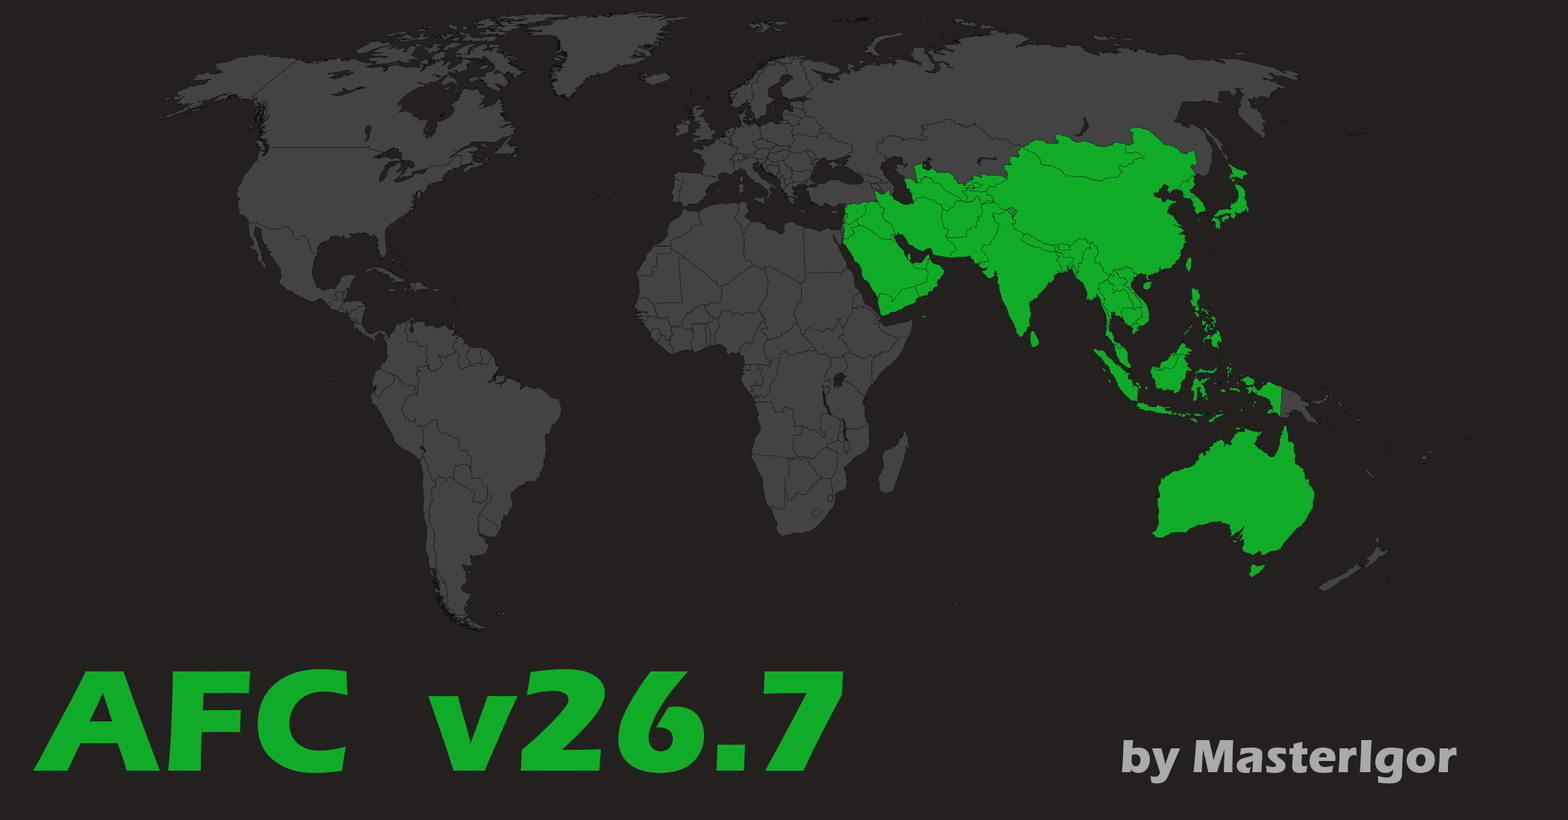
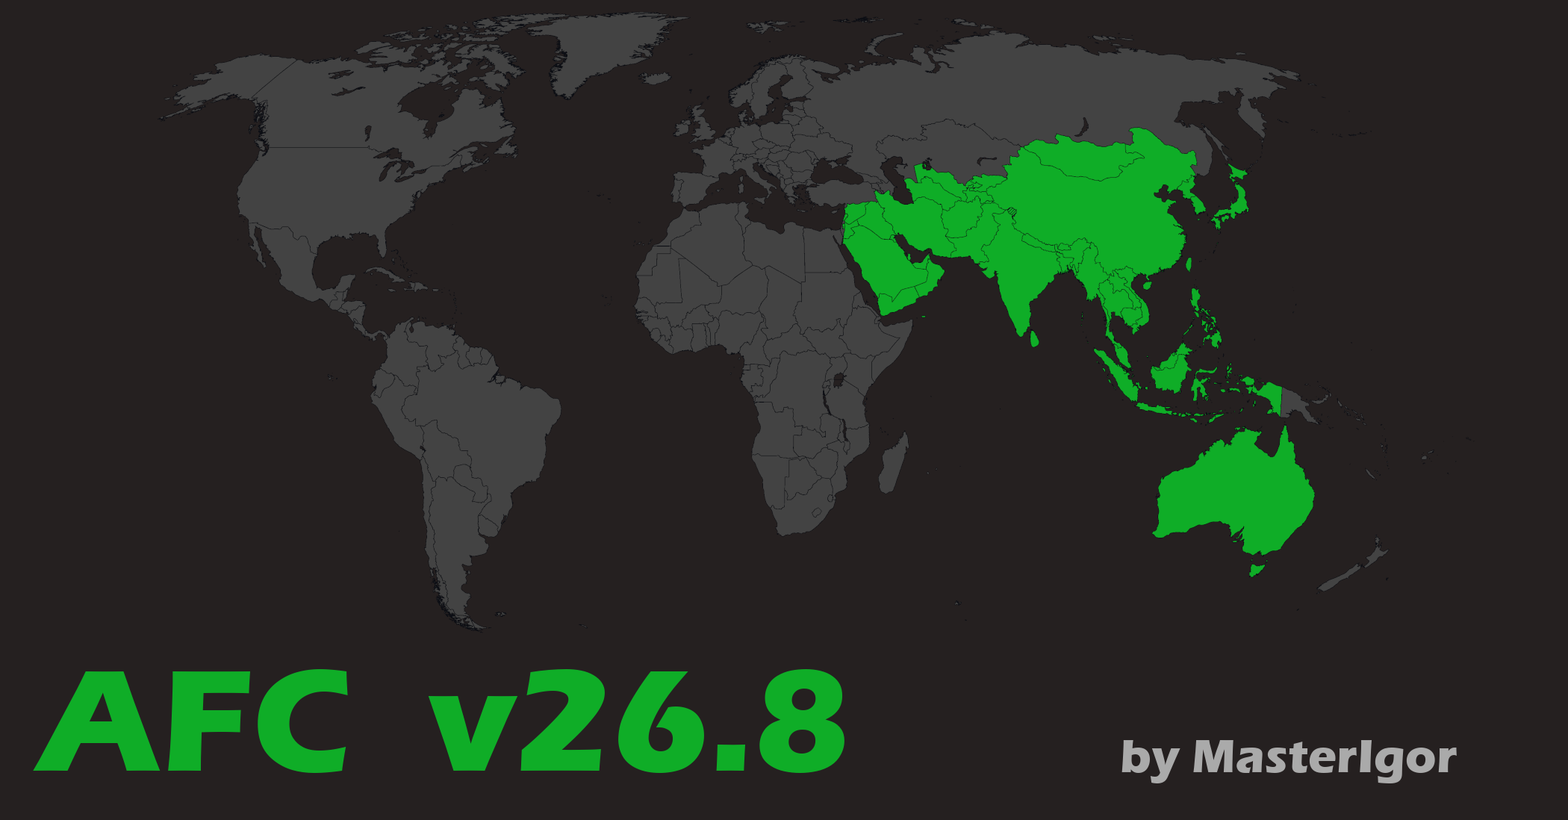
Two versions of the same layered image (w=1568, h=820). Layer-by-layer changes:
renamed "AFC v26.7" to "AFC v26.8", painted on it over [759, 669, 845, 773]